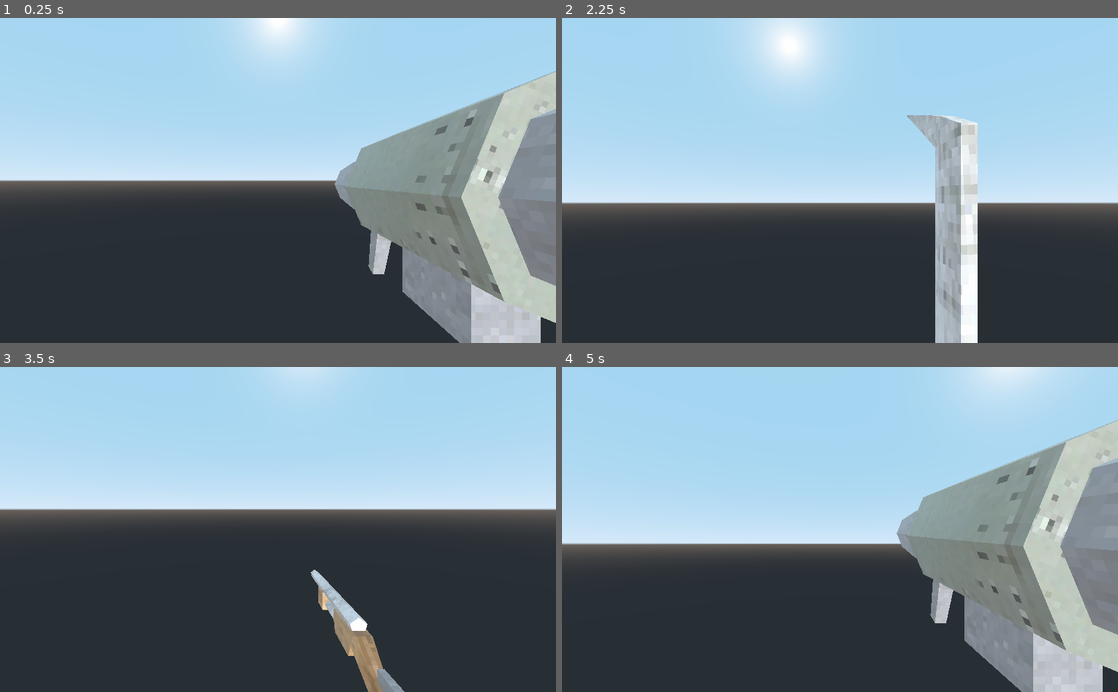
Above: before the commit, frames 1-4 (two rows, left to right).
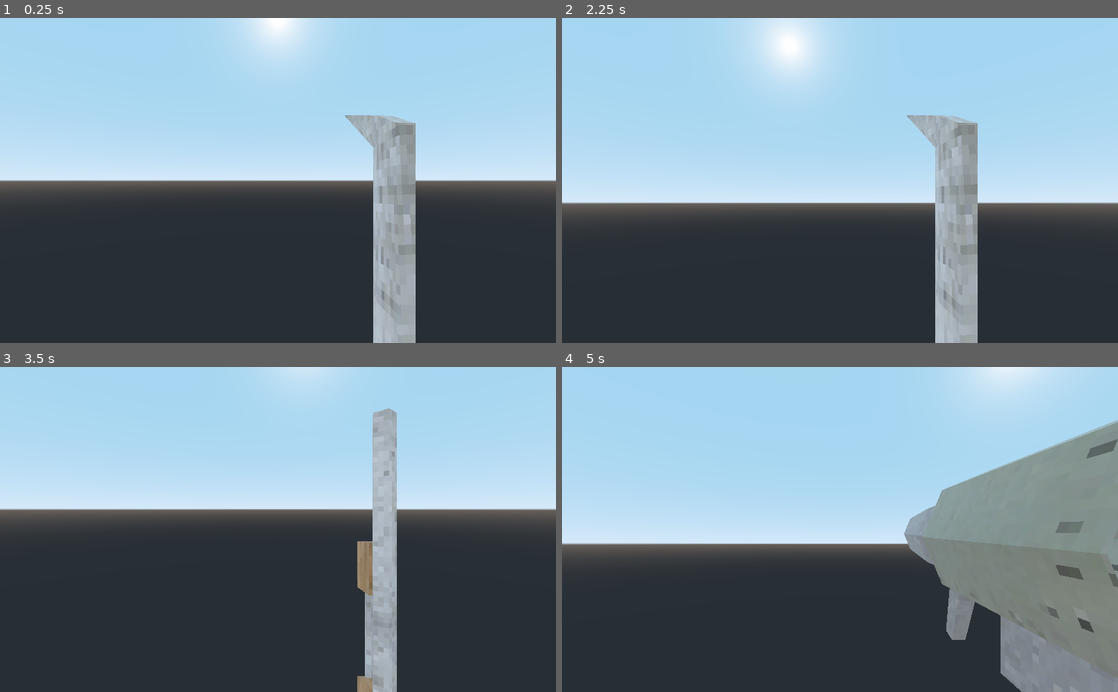
Above: after the commit, the same moments.

Repository: mc-carthy/gdRetroFps
Game: Godot game, scene res://src/Characters/Player/Player.tscn
Same seed, same stepped clock (60 frames per second), same inputs: the game is played once before the commit and once after it. This scene is started directly instead of the project's main scene.
Inputs (mouse positions are in pixels of both pictures, inside the frame that each line leads up to):
- Up to frame 1 (0.25 s): no input
- Up to frame 2 (2.25 s): tap Enter at 0.5, 2 s; move the mouse to (867, 180) at 0.52 s; press the mouse at (867, 180) at 0.53 s; hold W (move_forward) from 0.53 s (still down); tap Space (jump) at 0.77, 1.25, 1.52 s; move the mouse to (812, 180) at 1.27 s; release the mouse at (812, 180) at 1.28 s; click (812, 180) at 1.35 s; move the mouse to (851, 174) at 2.02 s; press the mouse at (851, 174) at 2.03 s; tap 1 at 2.1 s
- Up to frame 3 (3.5 s): keep holding W (move_forward); tap Space (jump) at 2.75, 3.02 s; move the mouse to (272, 536) at 2.77 s; release the mouse at (272, 536) at 2.78 s; tap 2 at 2.85 s; click (272, 536) at 3.05 s
- Up to frame 4 (5 s): keep holding W (move_forward); move the mouse to (878, 532) at 3.52 s; press the mouse at (878, 532) at 3.53 s; tap 3 at 3.6 s; tap Space (jump) at 3.77, 4.52 s; move the mouse to (795, 526) at 4.27 s; release the mouse at (795, 526) at 4.28 s; tap 4 at 4.35 s; click (795, 526) at 4.55 s

The runs differ from the first frame. In frame 1, 24% of the frame differs, in the area x 60-100%, y 16-100%; in frame 2, 2.1%; in frame 3, 5.8%; in frame 4, 10%.

Commit message:
Implement weapon firing

Diff:
--- a/project.godot
+++ b/project.godot
@@ -20,6 +20,11 @@
 "path": "res://src/Characters/HealthController.gd"
 }, {
 "base": "Spatial",
+"class": "HitScanBulletEmitter",
+"language": "GDScript",
+"path": "res://src/Weapons/HitscanBulletEmitter.gd"
+}, {
+"base": "Spatial",
 "class": "WeaponController",
 "language": "GDScript",
 "path": "res://src/Characters/Player/WeaponController.gd"
@@ -27,6 +32,7 @@
 _global_script_class_icons={
 "CharacterController": "",
 "HealthController": "",
+"HitScanBulletEmitter": "",
 "WeaponController": ""
 }
 
@@ -91,6 +97,11 @@
 "events": [ Object(InputEventKey,"resource_local_to_scene":false,"resource_name":"","device":0,"alt":false,"shift":false,"control":false,"meta":false,"command":false,"pressed":false,"scancode":16777217,"unicode":0,"echo":false,"script":null)
  ]
 }
+attack={
+"deadzone": 0.5,
+"events": [ Object(InputEventMouseButton,"resource_local_to_scene":false,"resource_name":"","device":0,"alt":false,"shift":false,"control":false,"meta":false,"command":false,"button_mask":0,"position":Vector2( 0, 0 ),"global_position":Vector2( 0, 0 ),"factor":1.0,"button_index":1,"pressed":false,"doubleclick":false,"script":null)
+ ]
+}
 
 [layer_names]
 
--- a/src/Characters/Player/Player.gd
+++ b/src/Characters/Player/Player.gd
@@ -21,6 +21,7 @@
 	character_controller.init(self)
 	health_controller.init()
 	health_controller.connect('dead', self, 'kill')
+	weapon_controller.init($Camera/BulletOrigin, [self])
 
 func _process(delta: float) -> void:
 	if Input.is_action_pressed('exit'):
@@ -43,6 +44,8 @@
 
 	if Input.is_action_just_pressed('jump'):
 		character_controller.jump()
+
+	weapon_controller.attack(Input.is_action_just_pressed('attack'), Input.is_action_pressed('attack'))
 
 
 func _input(event: InputEvent) -> void:
--- a/src/Characters/Player/Player.tscn
+++ b/src/Characters/Player/Player.tscn
@@ -8,6 +8,8 @@
 [ext_resource path="res://assets/weapons/imports/machinegun.glb" type="PackedScene" id=6]
 [ext_resource path="res://assets/weapons/imports/shotgun.glb" type="PackedScene" id=7]
 [ext_resource path="res://assets/weapons/imports/rocketlauncher.glb" type="PackedScene" id=8]
+[ext_resource path="res://src/Weapons/HitscanBulletEmitter.tscn" type="PackedScene" id=9]
+[ext_resource path="res://src/Weapons/Weapon.gd" type="Script" id=10]
 
 [sub_resource type="CapsuleShape" id=1]
 radius = 0.5
@@ -100,25 +102,56 @@
 "values": [ Vector3( 0, 0, 0 ), Vector3( 20, 0, 0 ), Vector3( 90, 0, 0 ), Vector3( 90, 0, 0 ), Vector3( 0, 0, 0 ) ]
 }
 
+[sub_resource type="Animation" id=5]
+resource_name = "Idle"
+loop = true
+tracks/0/type = "value"
+tracks/0/path = NodePath("Graphics:translation")
+tracks/0/interp = 1
+tracks/0/loop_wrap = true
+tracks/0/imported = false
+tracks/0/enabled = true
+tracks/0/keys = {
+"times": PoolRealArray( 0 ),
+"transitions": PoolRealArray( 1 ),
+"update": 0,
+"values": [ Vector3( 0, 0, 0 ) ]
+}
+
+[sub_resource type="Animation" id=6]
+length = 0.2
+tracks/0/type = "value"
+tracks/0/path = NodePath("Graphics:translation")
+tracks/0/interp = 1
+tracks/0/loop_wrap = true
+tracks/0/imported = false
+tracks/0/enabled = true
+tracks/0/keys = {
+"times": PoolRealArray( 0, 0.2 ),
+"transitions": PoolRealArray( 1, 1 ),
+"update": 0,
+"values": [ Vector3( 0, 0, 0.1 ), Vector3( 0, 0, 0 ) ]
+}
+
 [sub_resource type="Animation" id=7]
-resource_name = "Idle"
-loop = true
-tracks/0/type = "value"
-tracks/0/path = NodePath("Graphics:translation")
-tracks/0/interp = 1
-tracks/0/loop_wrap = true
-tracks/0/imported = false
-tracks/0/enabled = true
-tracks/0/keys = {
-"times": PoolRealArray( 0 ),
-"transitions": PoolRealArray( 1 ),
-"update": 0,
-"values": [ Vector3( 0, 0, 0 ) ]
-}
-
-[sub_resource type="Animation" id=5]
+loop = true
+tracks/0/type = "value"
+tracks/0/path = NodePath("Graphics:translation")
+tracks/0/interp = 1
+tracks/0/loop_wrap = true
+tracks/0/imported = false
+tracks/0/enabled = true
+tracks/0/keys = {
+"times": PoolRealArray( 0 ),
+"transitions": PoolRealArray( 1 ),
+"update": 0,
+"values": [ Vector3( 0, 0, 0 ) ]
+}
+
+[sub_resource type="Animation" id=8]
 resource_name = "Attack"
 length = 0.2
+loop = true
 tracks/0/type = "value"
 tracks/0/path = NodePath("Graphics:translation")
 tracks/0/interp = 1
@@ -129,56 +162,22 @@
 "times": PoolRealArray( 0, 0.2 ),
 "transitions": PoolRealArray( 1, 1 ),
 "update": 0,
-"values": [ Vector3( 0, 0, 0.1 ), Vector3( 0, 0, 0 ) ]
-}
-
-[sub_resource type="Animation" id=4]
-resource_name = "Idle"
-loop = true
-tracks/0/type = "value"
-tracks/0/path = NodePath("Graphics:translation")
-tracks/0/interp = 1
-tracks/0/loop_wrap = true
-tracks/0/imported = false
-tracks/0/enabled = true
-tracks/0/keys = {
-"times": PoolRealArray( 0 ),
-"transitions": PoolRealArray( 1 ),
-"update": 0,
-"values": [ Vector3( 0, 0, 0 ) ]
-}
-
-[sub_resource type="Animation" id=9]
-resource_name = "Attack"
-length = 0.2
-loop = true
-tracks/0/type = "value"
-tracks/0/path = NodePath("Graphics:translation")
-tracks/0/interp = 1
-tracks/0/loop_wrap = true
-tracks/0/imported = false
-tracks/0/enabled = true
-tracks/0/keys = {
+"values": [ Vector3( 0, 0, 0.04 ), Vector3( 0, 0, 0 ) ]
+}
+tracks/1/type = "value"
+tracks/1/path = NodePath("Graphics:rotation_degrees")
+tracks/1/interp = 1
+tracks/1/loop_wrap = true
+tracks/1/imported = false
+tracks/1/enabled = true
+tracks/1/keys = {
 "times": PoolRealArray( 0, 0.2 ),
 "transitions": PoolRealArray( 1, 1 ),
 "update": 0,
-"values": [ Vector3( 0, 0, 0.04 ), Vector3( 0, 0, 0 ) ]
-}
-tracks/1/type = "value"
-tracks/1/path = NodePath("Graphics:rotation_degrees")
-tracks/1/interp = 1
-tracks/1/loop_wrap = true
-tracks/1/imported = false
-tracks/1/enabled = true
-tracks/1/keys = {
-"times": PoolRealArray( 0, 0.2 ),
-"transitions": PoolRealArray( 1, 1 ),
-"update": 0,
 "values": [ Vector3( 0, 0, 0 ), Vector3( 0, 0, 0 ) ]
 }
 
-[sub_resource type="Animation" id=8]
-resource_name = "Idle"
+[sub_resource type="Animation" id=9]
 loop = true
 tracks/0/type = "value"
 tracks/0/path = NodePath("Graphics:translation")
@@ -230,7 +229,6 @@
 visible = false
 
 [node name="Graphics" type="Spatial" parent="Camera/WeaponController/Weapons/Machete"]
-transform = Transform( 1, 0, 0, 0, 1, 0, 0, 0, 1, 0, 0, 0 )
 __meta__ = {
 "_editor_description_": ""
 }
@@ -246,6 +244,7 @@
 [node name="Shotgun" type="Spatial" parent="Camera/WeaponController/Weapons"]
 transform = Transform( 1, 0, 0, 0, 1, 0, 0, 0, 1, 0.1, 0.1, -0.25 )
 visible = false
+script = ExtResource( 10 )
 
 [node name="Graphics" type="Spatial" parent="Camera/WeaponController/Weapons/Shotgun"]
 
@@ -253,27 +252,40 @@
 transform = Transform( 0.2, 0, 0, 0, 0.2, 0, 0, 0, 0.2, 0, 0, 0 )
 
 [node name="AnimationPlayer" type="AnimationPlayer" parent="Camera/WeaponController/Weapons/Shotgun"]
+autoplay = "Idle"
+anims/Attack = SubResource( 4 )
+anims/Idle = SubResource( 5 )
+
+[node name="BulletEmitter" type="Spatial" parent="Camera/WeaponController/Weapons/Shotgun"]
+transform = Transform( 1, 0, 0, 0, 1, 0, 0, 0, 1, -0.000369824, 0.0617378, -0.294372 )
+
+[node name="HitscanBulletEmitter" parent="Camera/WeaponController/Weapons/Shotgun/BulletEmitter" instance=ExtResource( 9 )]
+
+[node name="MachineGun" type="Spatial" parent="Camera/WeaponController/Weapons"]
+transform = Transform( 1, 0, 0, 0, 1, 0, 0, 0, 1, 0.1, 0.1, -0.3 )
+script = ExtResource( 10 )
+automatic = true
+
+[node name="Graphics" type="Spatial" parent="Camera/WeaponController/Weapons/MachineGun"]
+transform = Transform( 1, 0, 0, 0, 1, 0, 0, 0, 1, 0, 0, 0.1 )
+
+[node name="machinegun" parent="Camera/WeaponController/Weapons/MachineGun/Graphics" instance=ExtResource( 6 )]
+transform = Transform( 0.2, 0, 0, 0, 0.2, 0, 0, 0, 0.2, 0, 0, 0 )
+
+[node name="AnimationPlayer" type="AnimationPlayer" parent="Camera/WeaponController/Weapons/MachineGun"]
 autoplay = "Idle"
 anims/Attack = SubResource( 6 )
 anims/Idle = SubResource( 7 )
 
-[node name="MachineGun" type="Spatial" parent="Camera/WeaponController/Weapons"]
-transform = Transform( 1, 0, 0, 0, 1, 0, 0, 0, 1, 0.1, 0.1, -0.3 )
-visible = false
-
-[node name="Graphics" type="Spatial" parent="Camera/WeaponController/Weapons/MachineGun"]
-transform = Transform( 1, 0, 0, 0, 1, 0, 0, 0, 1, 0, 0, 0.1 )
-
-[node name="machinegun" parent="Camera/WeaponController/Weapons/MachineGun/Graphics" instance=ExtResource( 6 )]
-transform = Transform( 0.2, 0, 0, 0, 0.2, 0, 0, 0, 0.2, 0, 0, 0 )
-
-[node name="AnimationPlayer" type="AnimationPlayer" parent="Camera/WeaponController/Weapons/MachineGun"]
-autoplay = "Idle"
-anims/Attack = SubResource( 5 )
-anims/Idle = SubResource( 4 )
+[node name="BulletEmitter" type="Spatial" parent="Camera/WeaponController/Weapons/MachineGun"]
+transform = Transform( 1, 0, 0, 0, 1, 0, 0, 0, 1, -0.000369824, 0.0617378, -0.244372 )
+
+[node name="HitscanBulletEmitter" parent="Camera/WeaponController/Weapons/MachineGun/BulletEmitter" instance=ExtResource( 9 )]
 
 [node name="RocketLauncher" type="Spatial" parent="Camera/WeaponController/Weapons"]
 transform = Transform( 1, 0, 0, 0, 1, 0, 0, 0, 1, 0.103947, 0.188429, -0.129037 )
+visible = false
+script = ExtResource( 10 )
 
 [node name="Graphics" type="Spatial" parent="Camera/WeaponController/Weapons/RocketLauncher"]
 transform = Transform( 1, 0, 0, 0, 1, 0, 0, 0, 1, 0, 0, 0.04 )
@@ -283,14 +295,19 @@
 
 [node name="AnimationPlayer" type="AnimationPlayer" parent="Camera/WeaponController/Weapons/RocketLauncher"]
 autoplay = "Idle"
-anims/Attack = SubResource( 9 )
-anims/Idle = SubResource( 8 )
+anims/Attack = SubResource( 8 )
+anims/Idle = SubResource( 9 )
+
+[node name="BulletEmitter" type="Spatial" parent="Camera/WeaponController/Weapons/RocketLauncher"]
+transform = Transform( 1, 0, 0, 0, 1, 0, 0, 0, 1, -0.00431682, -0.0266912, -0.415335 )
+
+[node name="HitscanBulletEmitter" parent="Camera/WeaponController/Weapons/RocketLauncher/BulletEmitter" instance=ExtResource( 9 )]
+
+[node name="BulletOrigin" type="Spatial" parent="Camera"]
+transform = Transform( 1, 0, 0, 0, 1, 0, 0, 0, 1, 0, 0, -0.25 )
 
 [node name="CharacterController" type="Spatial" parent="."]
 script = ExtResource( 2 )
 
 [node name="HealthController" type="Spatial" parent="."]
 script = ExtResource( 3 )
-
-[node name="DirectionalLight" type="DirectionalLight" parent="."]
-transform = Transform( 0.486244, -0.873823, 0, 0.873823, 0.486244, 0, 0, 0, 1, 0.761989, 1.36811, 0 )
--- a/src/Characters/Player/WeaponController.gd
+++ b/src/Characters/Player/WeaponController.gd
@@ -11,11 +11,25 @@
 	WEAPON_SLOTS.MACHINE_GUN: true,
 	WEAPON_SLOTS.ROCKET_LAUNCHER: true
 }
-var current_slot = 0
+var current_slot: int = 0
 var current_weapon = null
+var bullet_origin: Spatial = null
+var bodies_to_exclude: Array = []
 
 func _ready() -> void:
 	pass
+
+func init(_bullet_origin: Spatial, _bodies_to_exclude: Array) -> void:
+	bullet_origin = _bullet_origin
+	bodies_to_exclude = _bodies_to_exclude
+	for weapon in weapons:
+		if weapon.has_method('init'):
+			weapon.init(bullet_origin, bodies_to_exclude)
+	switch_to_weapon_index(WEAPON_SLOTS.MACHETE)
+
+func attack(attack_input_just_pressed: bool, attack_input_held: bool) -> void:
+	if current_weapon.has_method('attack'):
+		current_weapon.attack(attack_input_just_pressed, attack_input_held)
 
 func switch_to_next_weapon() -> void:
 	current_slot = (current_slot + 1) % slots_unlocked.size()
--- a/src/Weapons/HitscanBulletEmitter.gd
+++ b/src/Weapons/HitscanBulletEmitter.gd
@@ -1,5 +1,5 @@
 extends Spatial
-
+class_name HitScanBulletEmitter
 var hit_effect = preload('res://src/Effects/BulletHitEffect.tscn')
 
 export var distance: int = 10000
--- /dev/null
+++ b/src/Weapons/Weapon.gd
@@ -0,0 +1,68 @@
+extends Spatial
+
+signal fired
+signal out_of_ammo
+
+onready var anim_player: AnimationPlayer = $AnimationPlayer
+onready var bullet_emitter_node: Spatial = $BulletEmitter
+onready var bullet_emitters: Array = $BulletEmitter.get_children()
+export var automatic: bool = false
+export var damange: int = 5
+export var ammo: int = 30
+export var attack_rate: float = 0.2
+
+var bullet_origin: Spatial
+var bodies_to_exclude: Array = []
+var attack_timer: Timer
+var can_attack: bool = true
+
+func _ready() -> void:
+	attack_timer = Timer.new()
+	attack_timer.wait_time = attack_rate
+	attack_timer.connect('timeout', self, '_on_attack_finished')
+	attack_timer.one_shot = true
+	add_child(attack_timer)
+
+func init(_bullet_origin: Spatial, _bodies_to_exclude: Array) -> void:
+	bullet_origin = _bullet_origin
+	bodies_to_exclude = _bodies_to_exclude
+	for bullet_emitter in bullet_emitters:
+		bullet_emitter.set_damage(damange)
+		bullet_emitter.set_bodies_to_exclude(bodies_to_exclude)
+
+func attack(attack_input_just_pressed: bool, attack_input_held: bool) -> void:
+	print(bullet_emitter_node.name)
+	if !can_attack:
+		return
+	if automatic and !attack_input_held:
+		return
+	if !automatic and !attack_input_just_pressed:
+		return
+	if ammo == 0:
+		if attack_input_just_pressed:
+			emit_signal('out_of_ammo')
+		return
+
+	ammo -= 1
+
+	var start_tx: Transform = bullet_emitter_node.global_transform
+	bullet_emitter_node.global_transform = bullet_origin.global_transform
+
+	for bullet_emitter in bullet_emitters:
+		bullet_emitter.fire()
+	bullet_emitter_node.global_transform = start_tx
+	anim_player.stop()
+	anim_player.play('Attack')
+	emit_signal('fired')
+	can_attack = false
+	attack_timer.start()
+
+func _on_attack_finished() -> void:
+	can_attack = true
+
+func set_active() -> void:
+	show()
+
+func set_inactive() -> void:
+	anim_player.play('Idle')
+	hide()
Not shown: 2 places in src/Characters/Player/Player.tscn that only renumber resources
